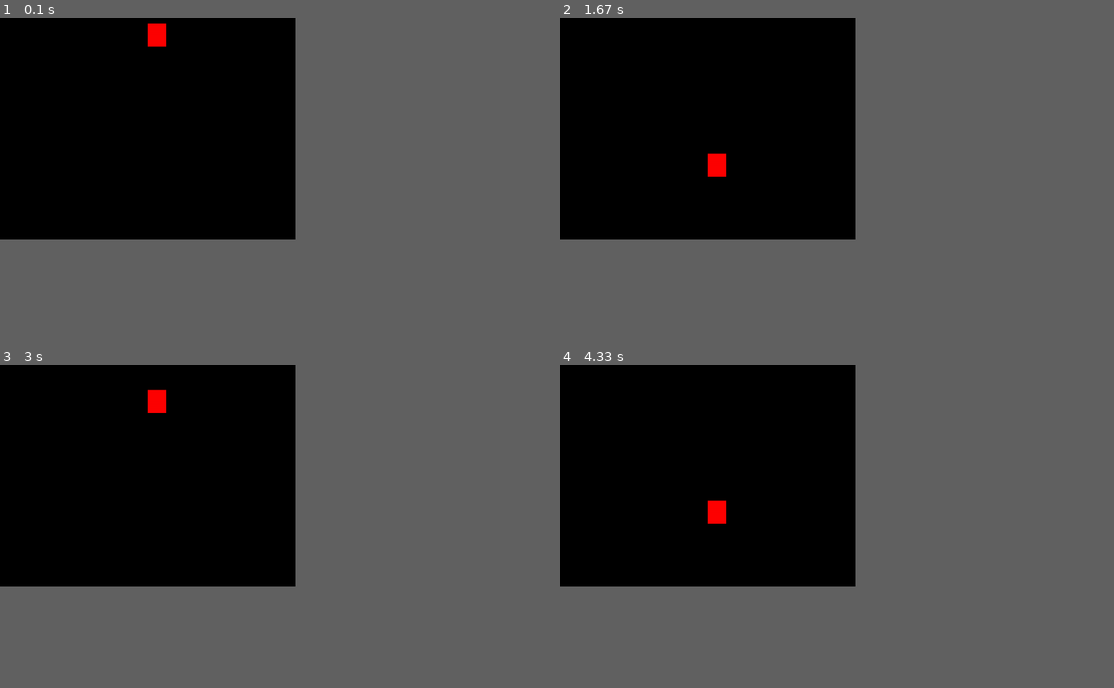
Above: before the commit, frames 1-4 (two rows, left to right).
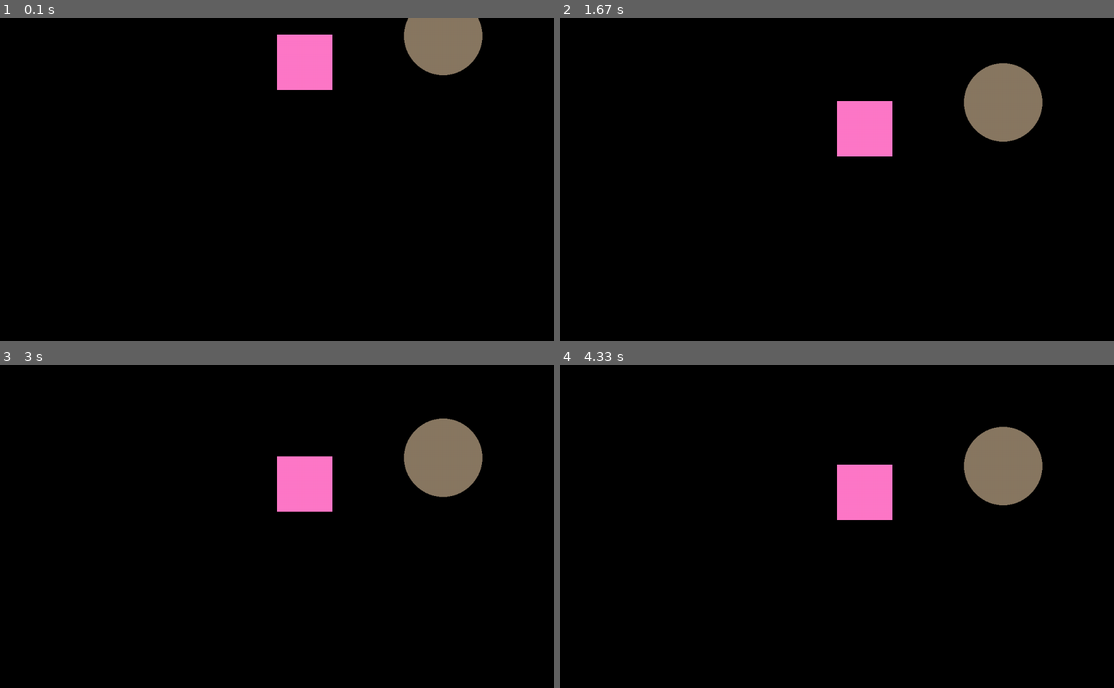
Above: after the commit, the same moments.

Repository: eStev4m/CursoPython
Game: pygame game, started from Python/Mundo03/Teste/teste_Pygame.py
Same seed, same stepped clock (60 frames per second), same inputs: the game is played once before the commit and once after it.
Inputs:
- Up to frame 1 (0.1 s): no input
- Up to frame 2 (1.67 s): no input
- Up to frame 3 (3 s): no input
- Up to frame 4 (4.33 s): no input
In our replay, the window is 480x360 before the commit and 900x525 after it. These sizes can differ from the game's own. Grey fills any space a smaller window leaves; there, only what the larger window draws over its background counts as a difference.

The runs differ from the first frame. In frame 1, 4.1% of the frame differs, in the area x 26-88%, y 0-23%; in frame 2, 4.7%; in frame 3, 4.7%, in the area x 26-88%, y 7-46%; in frame 4, 4.7%.

Commit message:
Update teste_Pygame.py

Diff:
--- a/Python/Mundo03/Teste/teste_Pygame.py
+++ b/Python/Mundo03/Teste/teste_Pygame.py
@@ -2,8 +2,8 @@
 from pygame.constants import QUIT
 
 pygame.init()
-lar = 640
-alt = 480
+lar = 1200
+alt = 700
 x = lar / 2
 y = 0
 
@@ -19,9 +19,13 @@
         if event.type == QUIT:
             pygame.quit()
             exit()
-    pygame.draw.rect(tela, (255,0,0), (x, y, 40, 50))
+    pygame.draw.rect(tela, (255,120,200), (x, y, 120, 120))
     if y >= alt:
         y = 0
     y += 3
+    pygame.draw.circle(tela, (137,120,98), (x + 360, y), 85)
+    if y >= alt:
+        y = 0
+    y += 6
 
     pygame.display.update()
